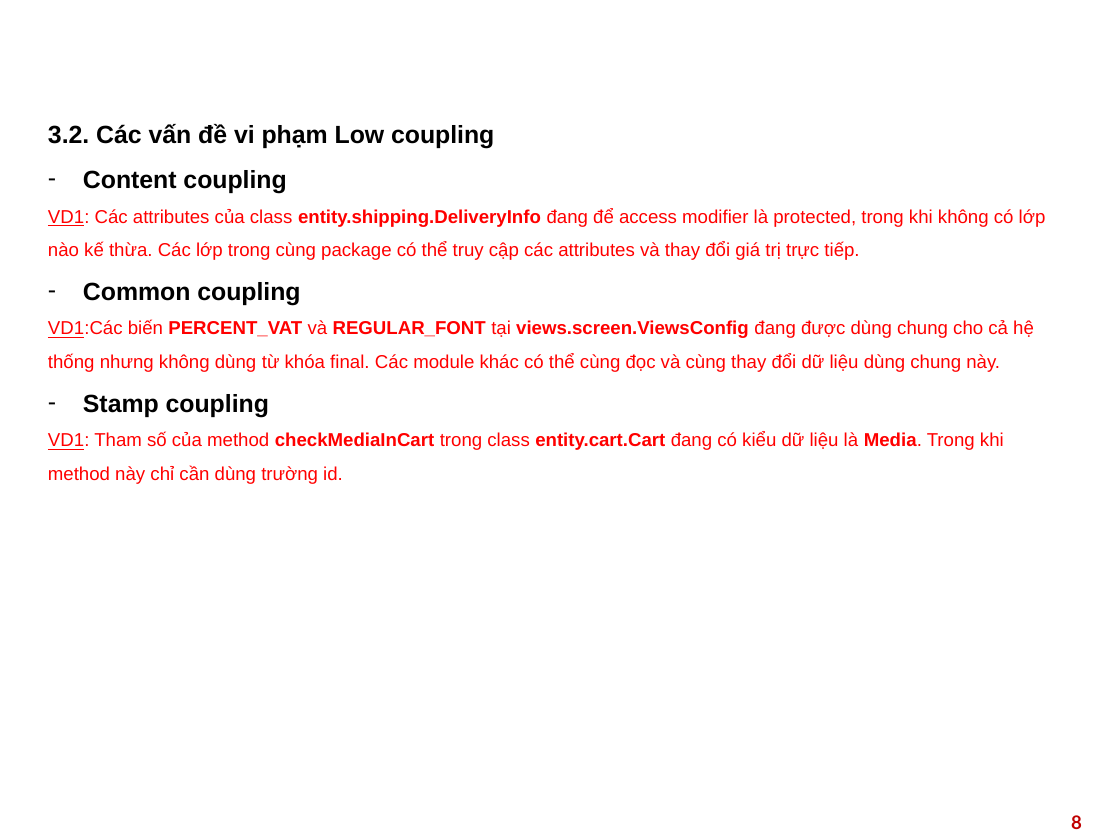
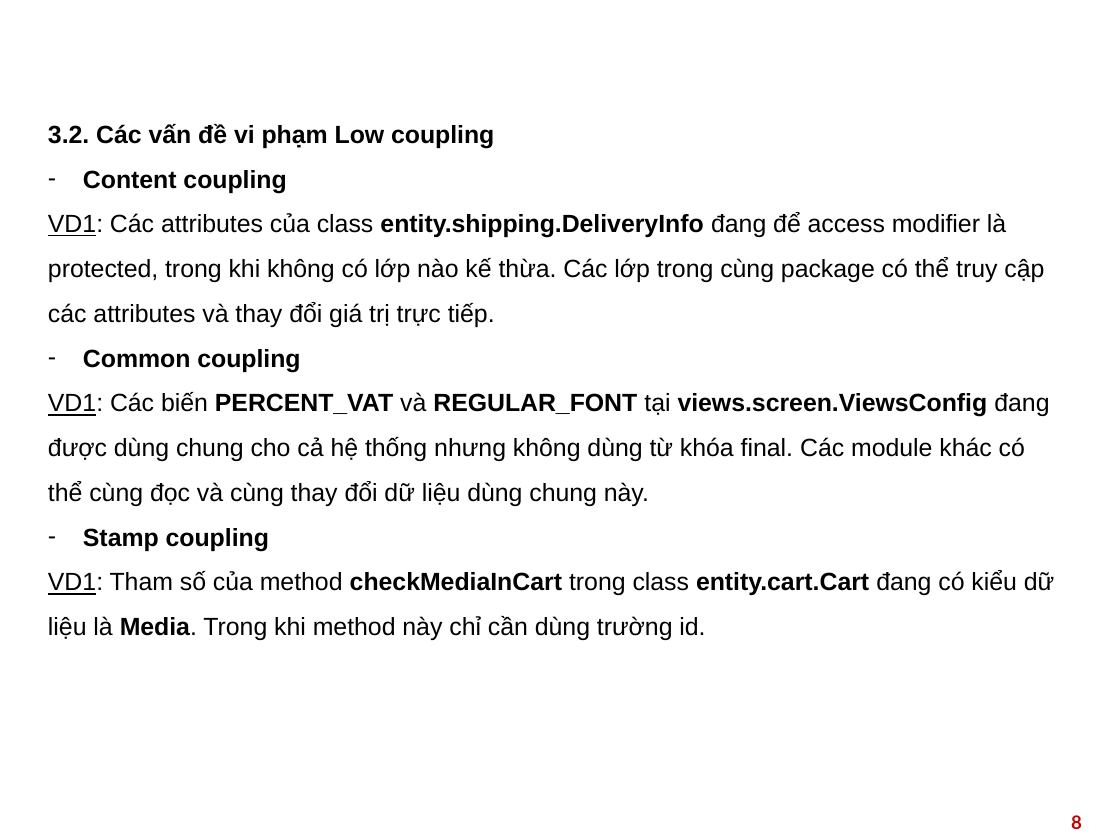
Before and after one commit to HieuPham2000/DP.20212.03, a slide deck: slide 8 of presentation/Design_Pattern_Slide.pptx. Drawn at 1120x840 pixels with LibreOffice and Linux fonts; fonts in the diff are those of the drawing; background and template pictures are left out. Boxes give left, top, right and bottom in pixels: in the first picture for what was removed or moved away, otherwise in the second. Text is boxed around its words. In the diff, an @@ line names an element or a change of style, - is before the commit and + after.

```diff
--- a/presentation/Design_Pattern_Slide.pptx
+++ b/presentation/Design_Pattern_Slide.pptx
@@ text at bbox=[48, 212, 1054, 640]: size 12 to 16 pt, text colour #FF0000 to #000000 in "VD1: Các attributes của class entity.shipping.DeliveryInfo đ ...", "VD1: Tham số của method checkMediaInCart trong ..." @@
@@ text at bbox=[48, 392, 1049, 506]: text changed; size 12 to 16 pt; text colour #FF0000 to #000000 @@
-                VD1:Các biến PERCENT_VAT và REGULAR_FONT tại views.screen.ViewsConfig đang được dùng chung cho cả hệ thống nhưng không dùng từ khóa final. Các module khác có thể cùng đọc và cùng thay đổi dữ liệu dùng chung này.
+                VD1: Các biến PERCENT_VAT và REGULAR_FONT tại views.screen.ViewsConfig đang được dùng chung cho cả hệ thống nhưng không dùng từ khóa final. Các module khác có thể cùng đọc và cùng thay đổi dữ liệu dùng chung này.
```
Also in this commit, not shown: 8 other slides changed, 18 slides added, 2 other files.
